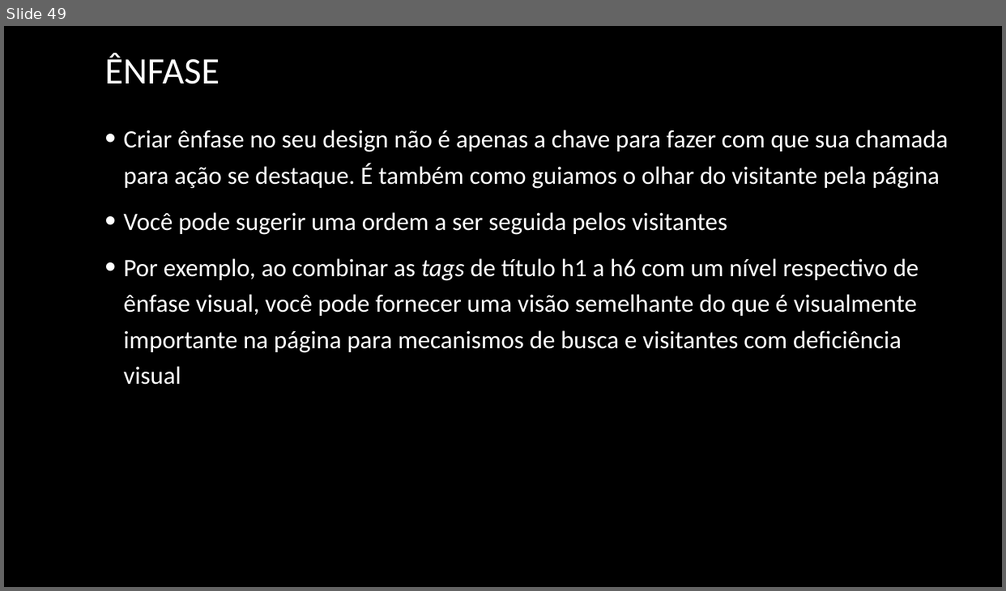
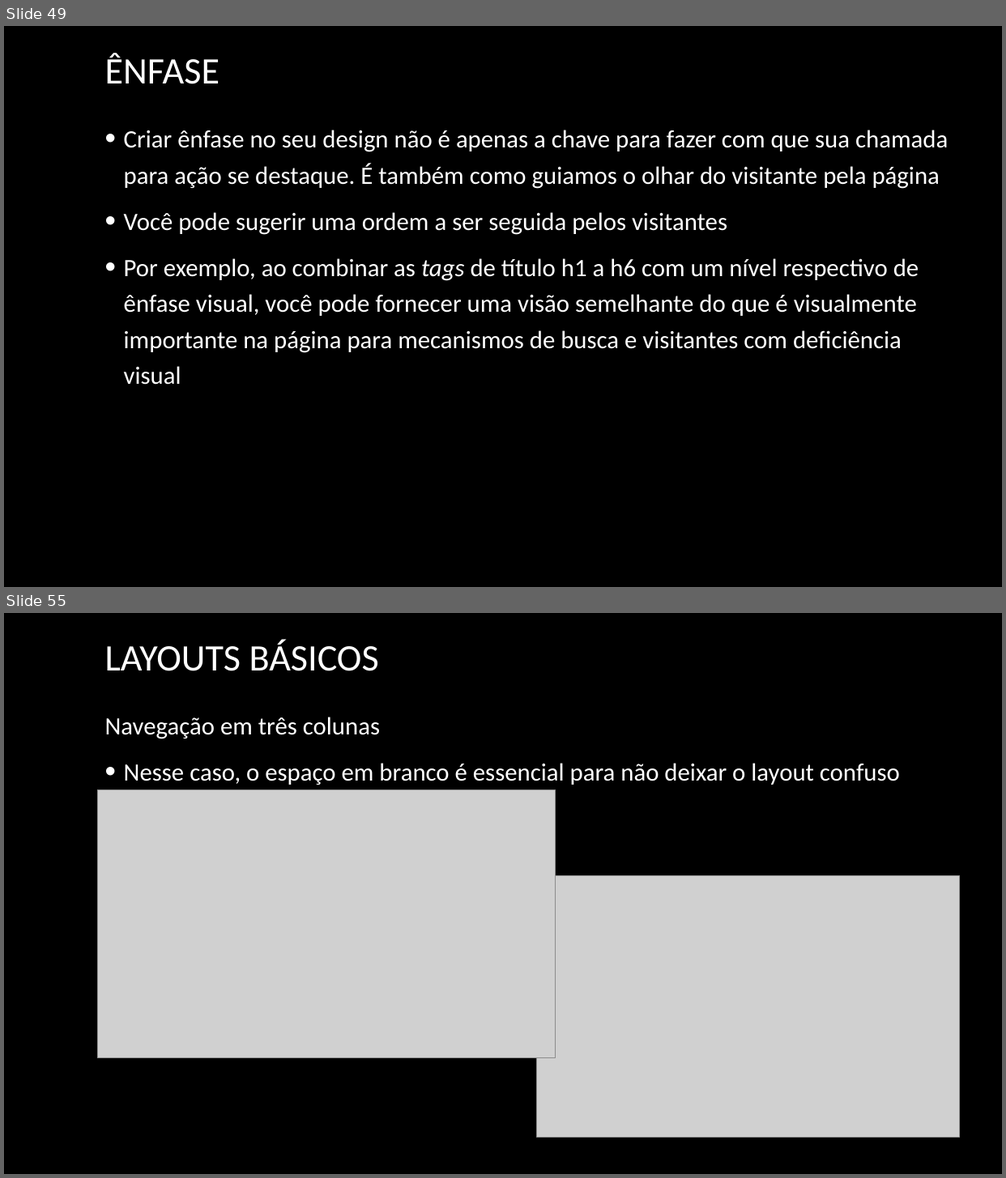
Before and after one commit to joelteixeiradacunha/aulas_php_mysql, a slide deck: Design/Design - Copia.pptx. Shown one above the other, each under a label of ours: slide 49 before the commit, slides 49 and 55 after it; the slides between them are not shown. The pictures are 1006x591 and 1006x1178 pixels, drawn with LibreOffice and Linux fonts; fonts in the diff are those of the drawing; grey boxes stand for pictures; background and template pictures are left out. Boxes give left, top, right and bottom in pixels: in the first picture for what was removed or moved away, otherwise in the second. Text is boxed around its words. In the diff, an @@ line names an element or a change of style, - is before the commit and + after.

```diff
--- a/Design/Design - Copia.pptx
+++ b/Design/Design - Copia.pptx
@@ slide 55 added at <box>4,613,1002,1174</box>, background picture (left out) @@
@@ title added at <box>105,640,379,671</box>, 36 pt, text #FFFFFF @@
+LAYOUTS BÁSICOS
@@ text added at <box>105,717,900,785</box>, 24 pt, text #FFFFFF @@
+Navegação em três colunas
+• Nesse caso, o espaço em branco é essencial para não deixar o layout confuso
@@ picture added at <box>98,790,555,1058</box> @@
@@ picture added at <box>537,875,960,1137</box> @@
```
Also in this commit, not shown: 5 other slides added, 1 other file.
